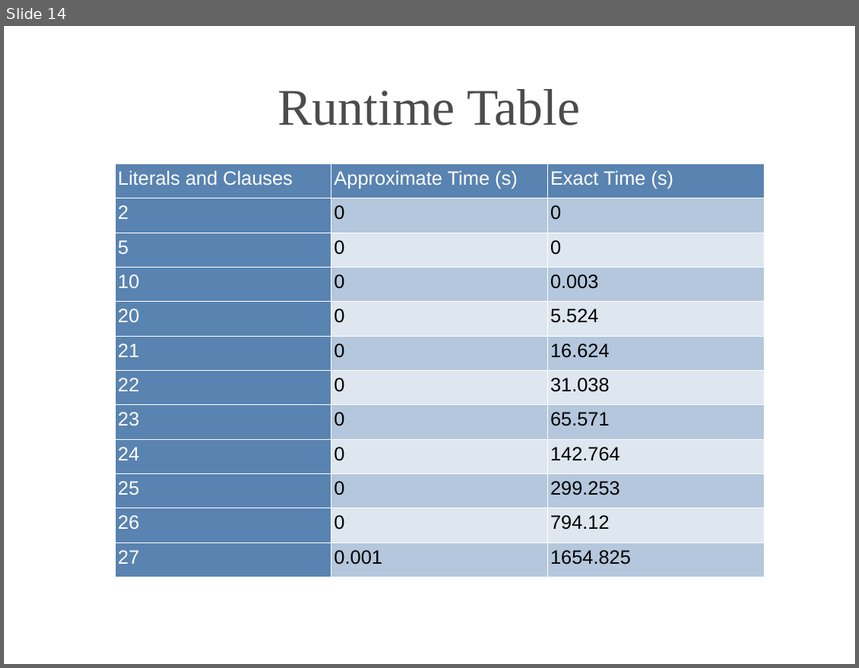
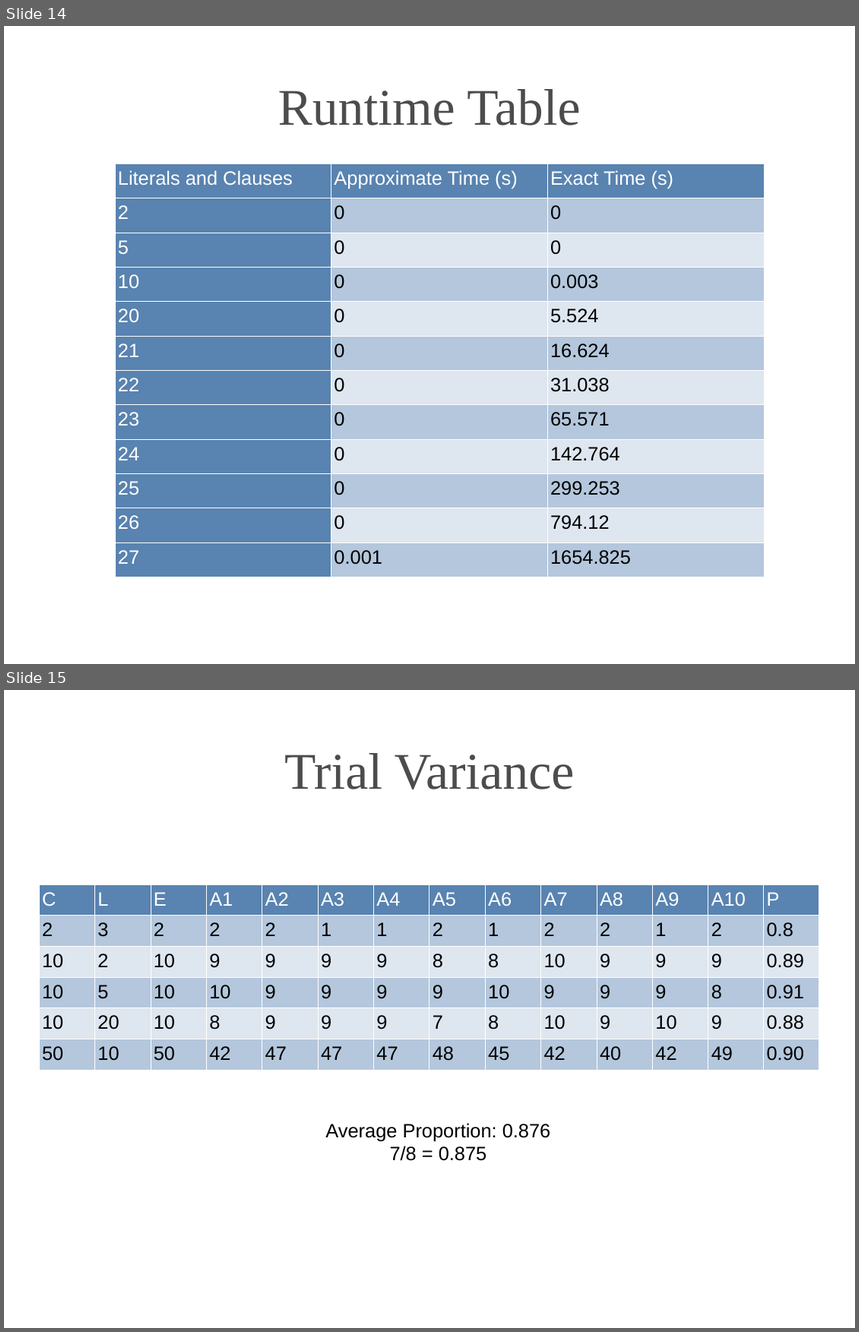
Before and after one commit to neuma2ag/np, a slide deck: np.odp. Shown one above the other, each under a label of ours: slide 14 before the commit, slides 14 and 15 after it. The pictures are 859x668 and 859x1332 pixels, drawn with LibreOffice and Linux fonts; fonts in the diff are those of the drawing; background and template pictures are left out. Boxes give left, top, right and bottom in pixels: in the first picture for what was removed or moved away, otherwise in the second. Text is boxed around its words. In the diff, an @@ line names an element or a change of style, - is before the commit and + after.

Commit message:
Add Variance Tests

```diff
--- a/np.odp
+++ b/np.odp
@@ slide 15 added at (x1=4, y1=690, x2=855, y2=1328), background picture (left out) @@
@@ title added at (x1=284, y1=753, x2=575, y2=790), 48 pt, text #4C4C4C @@
+Trial Variance
@@ table added at (x1=39, y1=885, x2=817, y2=1064), 6 rows, 14 columns @@
+C | L | E | A1 | A2 | A3 | A4 | A5 | A6 | A7 | A8 | A9 | A10 | P
+2 | 3 | 2 | 2 | 2 | 1 | 1 | 2 | 1 | 2 | 2 | 1 | 2 | 0.8
+10 | 2 | 10 | 9 | 9 | 9 | 9 | 8 | 8 | 10 | 9 | 9 | 9 | 0.89
+10 | 5 | 10 | 10 | 9 | 9 | 9 | 9 | 10 | 9 | 9 | 9 | 8 | 0.91
+10 | 20 | 10 | 8 | 9 | 9 | 9 | 7 | 8 | 10 | 9 | 10 | 9 | 0.88
+50 | 10 | 50 | 42 | 47 | 47 | 47 | 48 | 45 | 42 | 40 | 42 | 49 | 0.90
@@ text added at (x1=325, y1=1123, x2=551, y2=1161), 18 pt, text #000000 @@
+Average Proportion: 0.876
+7/8 = 0.875
```
Also in this commit, not shown: 3 other files.
